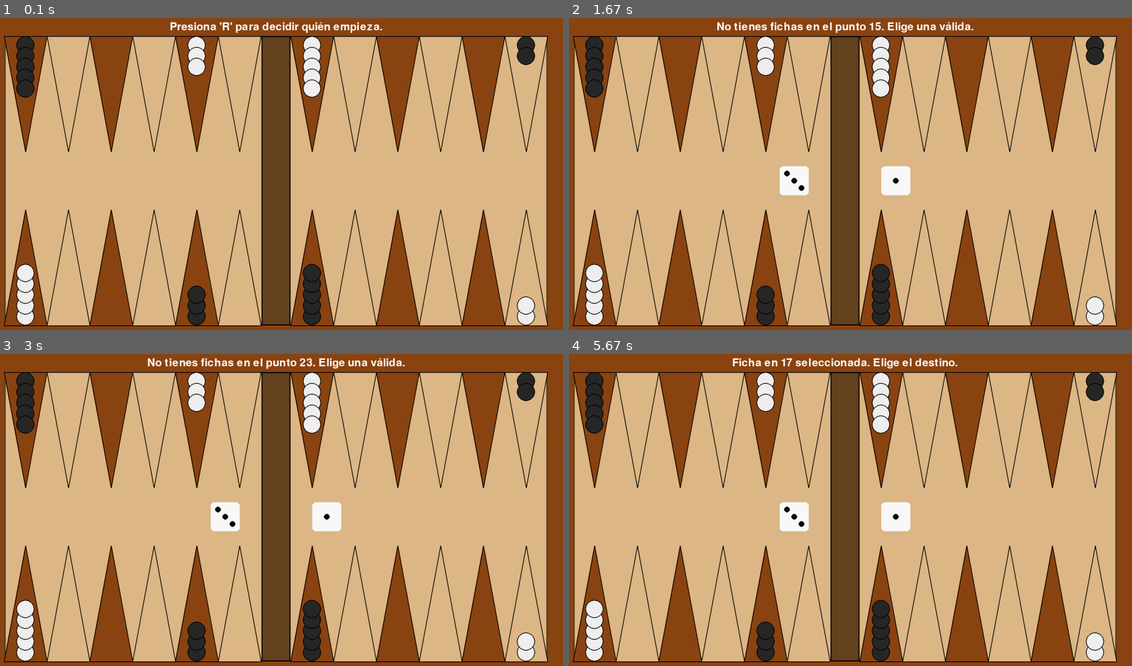
Above: before the commit, frames 1-4 (two rows, left to right).
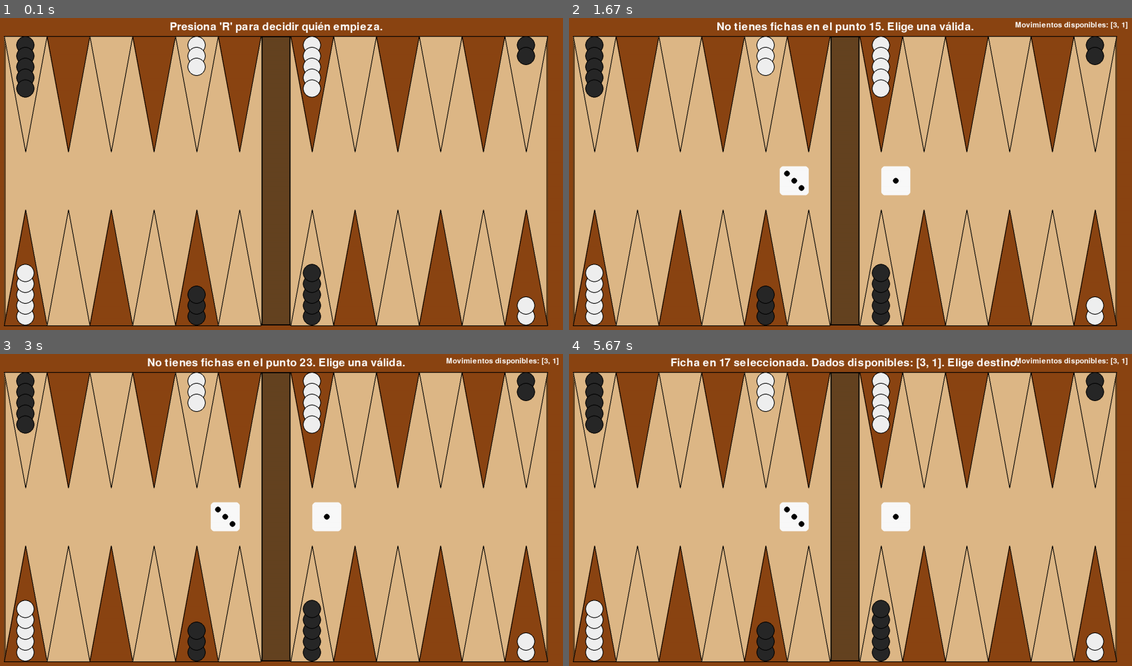
Above: after the commit, the same moments.

Repository: um-computacion/computacion-2025-backgammon-Francomaldonado1
Game: pygame game, started from Backgammon/Interfaces/PygameUI.py
Two runs of this game, one before a commit and one after it. Both use one fixed random seed, a clock stepped at 60 frames per second and the inputs below.
Inputs (mouse positions are in pixels of both pictures, inside the frame that each line leads up to):
- Up to frame 1 (0.1 s): no input
- Up to frame 2 (1.67 s): hold R 0.33-0.8 s; hold R 0.83-1.3 s; click (664, 255) at 1.38 s
- Up to frame 3 (3 s): click (123, 397) at 1.72 s; click (287, 407) at 2.05 s; click (247, 600) at 2.38 s; click (495, 637) at 2.72 s
- Up to frame 4 (5.67 s): click (963, 491) at 3.05 s; click (996, 488) at 3.38 s; click (1058, 491) at 3.72 s; click (968, 460) at 4.05 s; click (675, 453) at 4.38 s; click (873, 503) at 4.72 s; click (675, 497) at 5.05 s; click (760, 612) at 5.38 s

The runs differ from the first frame. In frame 1, 15% of the frame differs, in the area x 0-98%, y 5-99%; in frame 2, 15%; in frame 3, 15%; in frame 4, 16%, in the area x 0-100%, y 1-99%.

Commit message:
Agregando lógica para control y cambio de turno

Diff:
--- a/Backgammon/Interfaces/PygameUI.py
+++ b/Backgammon/Interfaces/PygameUI.py
@@ -1,18 +1,17 @@
 import pygame
 import sys
-from typing import Tuple, Optional
+from typing import Tuple, Optional, List
 import os
 
 # Agregamos la ruta para encontrar los módulos del Core
 sys.path.append(os.path.join(os.path.dirname(__file__), '..'))
 from Backgammon.Core.Board import Board
-from Backgammon.Core.Dice import Dice # Se importa la clase para los dados
+from Backgammon.Core.Dice import Dice
 
 class PygameUI:
     def __init__(self, board_width: int = 1600, board_height: int = 900):
         """Inicializa la interfaz gráfica para el juego de Backgammon."""
         pygame.init()
-        # ... (código del constructor sin cambios) ...
         self.__screen__ = pygame.display.set_mode((board_width, board_height))
         pygame.display.set_caption("Backgammon")
         self.__clock__ = pygame.time.Clock()
@@ -22,6 +21,7 @@
         self.__game_state__ = 'START_ROLL'
         self.__dice__ = Dice()
         self.__dice_rolls__ = []
+        self.__available_moves__ = []  # Lista de dados disponibles para usar
         self.__current_player__ = None
         self.__font__ = pygame.font.Font(None, 45)
         self.__message__ = "Presiona 'R' para decidir quién empieza."
@@ -79,39 +79,87 @@
 
             elif event.type == pygame.MOUSEBUTTONDOWN and event.button == 1:
                 if self.__game_state__ == 'AWAITING_PIECE_SELECTION':
-                    mouse_pos = pygame.mouse.get_pos()
-                    clicked_point = self.__get_point_from_mouse_pos(mouse_pos)
-
-                    if clicked_point is not None:
-                        if self.__selected_point__ is None:
-                            estado_punto = self.__board__.obtener_estado_punto(clicked_point)
-
-                            if estado_punto and estado_punto[0] == self.__current_player__:
-                                self.__selected_point__ = clicked_point
-                                self.__message__ = f"Ficha en {clicked_point} seleccionada. Elige el destino."
-                            else:
-                                self.__message__ = f"No tienes fichas en el punto {clicked_point}. Elige una válida."
-
-                        else:
-                            origen = self.__selected_point__
-                            destino = clicked_point
-                            # Validar y reportar el movimiento. La función ahora devuelve True/False.
-                            movimiento_valido = self.__validate_and_report_move(origen, destino)
-
-                            # Se reinicia la selección para el próximo intento de movimiento.
-                            self.__selected_point__ = None
-
-                            # El mensaje de la UI ahora depende del resultado de la validación.
-                            if not movimiento_valido:
-                                self.__message__ = "Movimiento inválido. Vuelve a elegir una ficha."
-                            else:
-                                # Si fue válido, se indica al jugador (en el futuro aquí se actualizará el turno).
-                                self.__message__ = f"Movimiento realizado. Turno de {self.__current_player__}. Dados: {self.__dice_rolls__}."
-
-
-    def __roll_to_start(self):
+                    self.__handle_piece_selection(pygame.mouse.get_pos())
+
+    def __handle_piece_selection(self, mouse_pos: Tuple[int, int]) -> None:
+        """
+        Maneja la selección de fichas y movimientos.
+        Principio de Responsabilidad Única (SRP): Se enfoca solo en la selección.
+        """
+        clicked_point = self.__get_point_from_mouse_pos(mouse_pos)
+
+        if clicked_point is None:
+            return
+
+        if self.__selected_point__ is None:
+            self.__attempt_piece_selection(clicked_point)
+        else:
+            self.__attempt_move(self.__selected_point__, clicked_point)
+            self.__selected_point__ = None
+
+    def __attempt_piece_selection(self, point: int) -> None:
+        """
+        Intenta seleccionar una ficha en el punto dado.
+        """
+        estado_punto = self.__board__.obtener_estado_punto(point)
+
+        if estado_punto and estado_punto[0] == self.__current_player__:
+            self.__selected_point__ = point
+            self.__message__ = f"Ficha en {point} seleccionada. Dados disponibles: {self.__available_moves__}. Elige destino."
+        else:
+            self.__message__ = f"No tienes fichas en el punto {point}. Elige una válida."
+
+    def __attempt_move(self, origen: int, destino: int) -> None:
+        """
+        Intenta realizar un movimiento y maneja el resultado.
+        """
+        movimiento_valido = self.__validate_and_report_move(origen, destino)
+
+        if movimiento_valido:
+            self.__execute_move(origen, destino)
+        else:
+            self.__message__ = "Movimiento inválido. Vuelve a elegir una ficha."
+
+    def __execute_move(self, origen: int, destino: int) -> None:
+        """
+        Ejecuta un movimiento válido y actualiza el estado del juego.
+        """
+        dado_usado = abs(origen - destino)
+
+        # Realizar el movimiento en el tablero (UNA sola ficha)
+        # Usamos mover_ficha() que es el método real para hacer movimientos
+        self.__board__.mover_ficha(origen, destino, self.__current_player__)
+
+        # Remover el dado usado de los movimientos disponibles
+        self.__available_moves__.remove(dado_usado)
+
+        # Actualizar mensaje y verificar si el turno debe cambiar
+        remaining_moves = len(self.__available_moves__)
+
+        if remaining_moves == 0:
+            self.__end_turn()
+        else:
+            self.__message__ = f"Movimiento realizado. Te quedan {remaining_moves} dados: {self.__available_moves__}. Elige ficha."
+
+    def __end_turn(self) -> None:
+        """
+        Termina el turno actual y pasa al siguiente jugador.
+        Principio de Responsabilidad Única: Se enfoca solo en cambiar turnos.
+        """
+        self.__switch_player()
+        self.__game_state__ = 'AWAITING_ROLL'
+        self.__dice_rolls__ = []
+        self.__available_moves__ = []
+        self.__message__ = f"Turno de {self.__current_player__}. Presiona 'R' para tirar los dados."
+
+    def __switch_player(self) -> None:
+        """
+        Cambia al siguiente jugador.
+        """
+        self.__current_player__ = "blanco" if self.__current_player__ == "negro" else "negro"
+
+    def __roll_to_start(self) -> None:
         """Realiza la tirada inicial para decidir quién empieza."""
-        # ... (código sin cambios) ...
         self.__dice__.tirar()
         roll1 = self.__dice__.obtener_dado1()
         roll2 = self.__dice__.obtener_dado2()
@@ -132,60 +180,84 @@
 
         self.__game_state__ = 'AWAITING_ROLL'
 
-    def __roll_player_dice(self):
+    def __roll_player_dice(self) -> None:
         """El jugador actual tira los dos dados para su turno."""
-        # ... (código sin cambios) ...
         self.__dice__.tirar()
-        self.__dice_rolls__ = [self.__dice__.obtener_dado1(), self.__dice__.obtener_dado2()]
+        dado1 = self.__dice__.obtener_dado1()
+        dado2 = self.__dice__.obtener_dado2()
+
+        self.__dice_rolls__ = [dado1, dado2]
+
+        # Configurar movimientos disponibles (solo dados normales por ahora)
+        self.__available_moves__ = [dado1, dado2]
+
         self.__game_state__ = 'AWAITING_PIECE_SELECTION'
-        self.__message__ = f"Turno de {self.__current_player__}. Tienes los dados: {self.__dice_rolls__}. Elige una ficha."
-
+        self.__message__ = f"Turno de {self.__current_player__}. Tienes dados {self.__available_moves__}. Elige una ficha."
 
     def __validate_and_report_move(self, origen: int, destino: int) -> bool:
         """
-        Valida un movimiento, incluyendo la dirección correcta para cada jugador.
-        """
-        # --- LÓGICA DE DIRECCIÓN CORREGIDA ---
-        # El jugador negro mueve a puntos de numeración MAYOR (de 1 a 24).
-        if self.__current_player__ == "negro" and destino <= origen:
-            print(f"Error de dirección para Negro: solo puede mover a un punto de mayor numeración.")
+        Valida un movimiento completo incluyendo dirección, dados disponibles y reglas del tablero.
+        IMPORTANTE: Solo valida, NO hace cambios en el tablero.
+        """
+        # Validar dirección del movimiento
+        if not self.__is_valid_direction(origen, destino):
             self.__message__ = "Movimiento inválido (dirección incorrecta)."
             return False
 
-        # El jugador blanco mueve a puntos de numeración MENOR (de 24 a 1).
-        if self.__current_player__ == "blanco" and destino >= origen:
-            print(f"Error de dirección para Blanco: solo puede mover a un punto de menor numeración.")
-            self.__message__ = "Movimiento inválido (dirección incorrecta)."
+        # Validar que el dado esté disponible
+        dado_necesario = abs(origen - destino)
+        if dado_necesario not in self.__available_moves__:
+            self.__message__ = f"No tienes el dado {dado_necesario} disponible. Dados: {self.__available_moves__}."
             return False
 
-        dado_usado = abs(origen - destino)
-        print(f"Intento de mover de {origen} a {destino}.")
-
-        if dado_usado in self.__dice_rolls__:
-            es_valido = self.__board__._mover_ficha_bool(origen, destino, self.__current_player__)
-
-            print(f"El movimiento es posible?: {es_valido}")
-            if es_valido:
-                self.__message__ = f"Movimiento de {origen} a {destino} es VÁLIDO."
-                return True
-            else:
-                self.__message__ = f"Movimiento de {origen} a {destino} NO ES VÁLIDO."
-                return False
-        else:
-            print("El valor del movimiento no corresponde con los dados tirados.")
-            self.__message__ = "El valor del dado no coincide."
+        # Validar reglas del tablero SIN hacer cambios
+        # Necesitamos una validación que no modifique el tablero
+        if not self.__can_move_piece(origen, destino):
+            self.__message__ = f"Movimiento de {origen} a {destino} bloqueado o inválido."
             return False
 
+        return True
+
+    def __can_move_piece(self, origen: int, destino: int) -> bool:
+        """
+        Valida si un movimiento es posible SIN modificar el tablero.
+        """
+        # Validar origen
+        estado_origen = self.__board__.obtener_estado_punto(origen)
+        if estado_origen is None or estado_origen[0] != self.__current_player__:
+            return False
+
+        # Validar destino
+        estado_destino = self.__board__.obtener_estado_punto(destino)
+        if estado_destino is not None:
+            color_destino, cantidad_destino = estado_destino
+            if color_destino != self.__current_player__ and cantidad_destino > 1:
+                return False  # Punto bloqueado
+
+        return True
+
+    def __is_valid_direction(self, origen: int, destino: int) -> bool:
+        """
+        Verifica que el movimiento sea en la dirección correcta para el jugador actual.
+        Principio de Responsabilidad Única: Solo valida direcciones.
+        """
+        if self.__current_player__ == "negro":
+            return destino > origen  # Negro mueve hacia números mayores
+        else:  # blanco
+            return destino < origen  # Blanco mueve hacia números menores
+
+    def __has_valid_moves(self) -> bool:
+        """
+        Verifica si el jugador actual tiene movimientos válidos disponibles.
+        Esto se usará en futuras implementaciones para detectar bloqueos.
+        """
+        # Por ahora retorna True, pero aquí se implementaría la lógica
+        # para verificar si existen movimientos válidos con los dados disponibles
+        return len(self.__available_moves__) > 0
+
     def __get_point_from_mouse_pos(self, mouse_pos: Tuple[int, int]) -> Optional[int]:
         """
         Calcula en qué punto del tablero (1-24) se hizo click.
-
-        Args:
-            mouse_pos (Tuple[int, int]): Las coordenadas (x, y) del click del ratón.
-
-        Returns:
-            Optional[int]: El número del punto (1-24) si el click fue en un punto válido,
-                           o None si fue fuera de cualquier punto.
         """
         mx, my = mouse_pos
         side_width = (self.__board_width__ - self.__bar_width__) // 2
@@ -219,16 +291,11 @@
         return None
 
     def __update(self) -> None:
-        """
-        Actualiza la lógica del juego en cada frame. (Actualmente sin uso).
-        """
+        """Actualiza la lógica del juego en cada frame."""
         pass
 
     def __draw(self) -> None:
-        """
-        Dibuja todos los elementos del juego en la pantalla, incluyendo el tablero,
-        las fichas, los dados y los mensajes de estado.
-        """
+        """Dibuja todos los elementos del juego en la pantalla."""
         self.__screen__.fill((139, 69, 19))
         self.__draw_backgammon_board()
         self.__draw_checkers()
@@ -237,21 +304,35 @@
         if self.__dice_rolls__:
             self.__draw_dice()
 
+        # Mostrar movimientos disponibles
+        self.__draw_available_moves()
+
         pygame.display.flip()
 
-    def __draw_message(self):
-        """
-        Renderiza y muestra el mensaje de estado actual en la parte superior central de la pantalla.
-        """
+    def __draw_available_moves(self) -> None:
+        """
+        Dibuja los dados/movimientos disponibles en la pantalla.
+        """
+        if not self.__available_moves__:
+            return
+
+        font_small = pygame.font.Font(None, 30)
+        moves_text = f"Movimientos disponibles: {self.__available_moves__}"
+        text_surface = font_small.render(moves_text, True, self.__white__)
+
+        # Posicionar muy arriba para no interferir con el tablero
+        text_rect = text_surface.get_rect()
+        text_rect.topright = (self.__screen__.get_width() - 20, 10)
+        self.__screen__.blit(text_surface, text_rect)
+
+    def __draw_message(self) -> None:
+        """Renderiza y muestra el mensaje de estado actual."""
         text_surface = self.__font__.render(self.__message__, True, self.__white__)
         text_rect = text_surface.get_rect(center=(self.__screen__.get_width() / 2, 25))
         self.__screen__.blit(text_surface, text_rect)
 
-    def __draw_dice(self):
-        """
-        Dibuja los dos dados en el centro del tablero, a cada lado de la barra central,
-        mostrando los resultados de la última tirada.
-        """
+    def __draw_dice(self) -> None:
+        """Dibuja los dos dados en el centro del tablero."""
         dice_size = 80
         margin = 20
         x1 = self.__board_margin__ + (self.__board_width__ / 2) - self.__bar_width__ - dice_size - margin
@@ -267,14 +348,8 @@
         self.__draw_pips(dice_rect1, self.__dice_rolls__[0])
         self.__draw_pips(dice_rect2, self.__dice_rolls__[1])
 
-    def __draw_pips(self, rect: pygame.Rect, number: int):
-        """
-        Dibuja los puntos (pips) en la cara de un dado según el número resultado.
-
-        Args:
-            rect (pygame.Rect): El rectángulo que define la superficie del dado.
-            number (int): El número (de 1 a 6) a representar con pips.
-        """
+    def __draw_pips(self, rect: pygame.Rect, number: int) -> None:
+        """Dibuja los puntos (pips) en la cara de un dado."""
         pip_radius = 8
         margin = 20
         positions = {
@@ -294,7 +369,7 @@
                 pygame.draw.circle(self.__screen__, self.__pip_color__, pos, pip_radius)
 
     def __draw_backgammon_board(self) -> None:
-        """Dibuja el tablero de Backgammon, incluyendo el fondo, borde y la barra central."""
+        """Dibuja el tablero de Backgammon."""
         board_rect = pygame.Rect(self.__board_margin__, self.__board_margin__, self.__board_width__, self.__board_height__)
         pygame.draw.rect(self.__screen__, self.__brown_light__, board_rect)
         pygame.draw.rect(self.__screen__, self.__board_border__, board_rect, 5)
@@ -307,49 +382,47 @@
         self.__draw_points()
 
     def __draw_points(self) -> None:
-        """Dibuja los 24 puntos triangulares del tablero con colores alternados."""
+        """Dibuja los 24 puntos triangulares del tablero con colores correctamente intercalados."""
         side_width = (self.__board_width__ - self.__bar_width__) // 2
         point_width = side_width // 6
         point_height = 320
 
+        # Cuadrante superior derecho (puntos 1-6)
+        # Punto 1=claro, 2=oscuro, 3=claro, 4=oscuro, 5=claro, 6=oscuro
         start_x_top_right = self.__board_margin__ + side_width + self.__bar_width__
         for i in range(6):
             x = start_x_top_right + ((5 - i) * point_width)
             y = self.__board_margin__
-            color = self.__brown_dark__ if i % 2 != 0 else self.__brown_light__
+            color = self.__brown_light__ if i % 2 == 0 else self.__brown_dark__
             self.__draw_triangle_point(x, y, point_width, point_height, color, pointing_down=True)
 
+        # Cuadrante superior izquierdo (puntos 7-12)
+        # Punto 7=claro, 8=oscuro, 9=claro, 10=oscuro, 11=claro, 12=oscuro
         start_x_top_left = self.__board_margin__
         for i in range(6):
             x = start_x_top_left + i * point_width
             y = self.__board_margin__
-            color = self.__brown_light__ if i % 2 != 0 else self.__brown_dark__
+            color = self.__brown_light__ if i % 2 == 0 else self.__brown_dark__
             self.__draw_triangle_point(x, y, point_width, point_height, color, pointing_down=True)
 
+        # Cuadrante inferior izquierdo (puntos 13-18)
+        # Punto 13=oscuro, 14=claro, 15=oscuro, 16=claro, 17=oscuro, 18=claro
         for i in range(6):
             x = start_x_top_left + i * point_width
             y = self.__board_margin__ + self.__board_height__ - point_height
             color = self.__brown_dark__ if i % 2 == 0 else self.__brown_light__
             self.__draw_triangle_point(x, y, point_width, point_height, color, pointing_down=False)
 
+        # Cuadrante inferior derecho (puntos 19-24)
+        # Punto 19=oscuro, 20=claro, 21=oscuro, 22=claro, 23=oscuro, 24=claro
         for i in range(6):
             x = start_x_top_right + ((5 - i) * point_width)
             y = self.__board_margin__ + self.__board_height__ - point_height
-            color = self.__brown_light__ if i % 2 == 0 else self.__brown_dark__
+            color = self.__brown_dark__ if i % 2 == 0 else self.__brown_light__
             self.__draw_triangle_point(x, y, point_width, point_height, color, pointing_down=False)
 
     def __draw_triangle_point(self, x: int, y: int, width: int, height: int, color: Tuple[int, int, int], pointing_down: bool = True) -> None:
-        """
-        Dibuja un único punto triangular en el tablero.
-
-        Args:
-            x (int): Coordenada x de la esquina superior izquierda del rectángulo del punto.
-            y (int): Coordenada y de la esquina superior izquierda del rectángulo del punto.
-            width (int): Ancho del punto.
-            height (int): Alto del punto.
-            color (Tuple[int, int, int]): Color RGB del punto.
-            pointing_down (bool): True si el triángulo apunta hacia abajo, False si apunta hacia arriba.
-        """
+        """Dibuja un único punto triangular en el tablero."""
         if pointing_down:
             points = [(x + width // 2, y + height), (x, y), (x + width, y)]
         else:
@@ -368,15 +441,7 @@
                 self.__draw_checker_stack(point_x, point_y, color, cantidad, point_num, checker_radius)
 
     def __get_point_screen_position(self, point_num: int) -> Tuple[int, int]:
-        """
-        Calcula la posición central en la pantalla para apilar fichas en un punto específico.
-
-        Args:
-            point_num (int): El número del punto (1-24).
-
-        Returns:
-            Tuple[int, int]: Las coordenadas (x, y) del centro de la base del punto.
-        """
+        """Calcula la posición central en la pantalla para apilar fichas en un punto específico."""
         side_width = (self.__board_width__ - self.__bar_width__) // 2
         point_width = side_width // 6
         checker_radius = 25
@@ -400,17 +465,7 @@
         return x, y
 
     def __draw_checker_stack(self, x: int, y: int, color: str, cantidad: int, point_num: int, radius: int) -> None:
-        """
-        Dibuja una pila de fichas en una posición específica.
-
-        Args:
-            x (int): Coordenada x del centro de la pila.
-            y (int): Coordenada y de la base de la pila.
-            color (str): "blanco" o "negro".
-            cantidad (int): Número de fichas a dibujar.
-            point_num (int): Número del punto para determinar la dirección del apilamiento.
-            radius (int): Radio de cada ficha.
-        """
+        """Dibuja una pila de fichas en una posición específica."""
         checker_color = self.__checker_white__ if color == "blanco" else self.__checker_black__
         going_down = 1 <= point_num <= 12
 
Not shown, changed: Backgammon/CHANGELOG.md
Not shown, changed: Backgammon/prompts-desarrollo.md
Not shown, changed: Backgammon/prompts-testing.md
